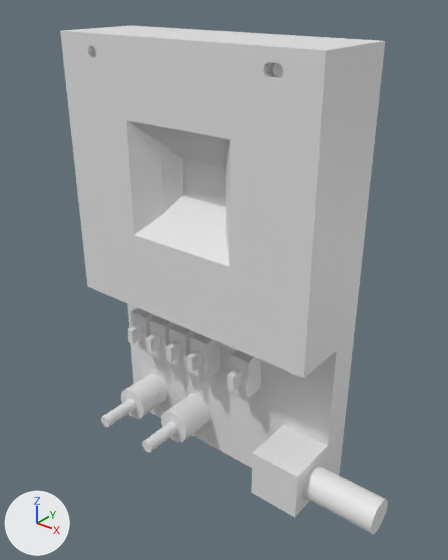
One commit to the glTF model models/MEM.glb: the scene before it, then after it.
Rendered twice from a 50 mm lens placed at (143.4, -126.3, 142.4), pointed at (47.9, -7.0, 68.4). Lighting does not change. The marker at lower left points along +X, +Y and +Z. The first picture is the older version. Vertices at exactly the same position are counted once.

Before the edit, the objects in view are built like this:
```python
me_p011 = bpy.data.meshes.new('p011')
me_p011.from_pydata(...)  # a box spanning x 27.5..52.5, y -4.7..-3.6, z 81.5..106.5
me_p012 = bpy.data.meshes.new('p012')
me_p012.from_pydata(...)  # 893 vertices, 1794 faces; spans x 0.0..80.0, y -16.0..-4.7, z 55.0..130.1
me_p033 = bpy.data.meshes.new('p033')
me_p033.from_pydata(...)  # 204 vertices, 404 faces; spans x 25.6..36.5, y -24.0..0.0, z 7.2..18.2
ob_p011 = bpy.data.objects.new('p011', me_p011)
ob_p011.location = (0.0, 0.0, 0.0)
ob_p012 = bpy.data.objects.new('p012', me_p012)
ob_p012.location = (0.0, 0.0, 0.0)
ob_p033 = bpy.data.objects.new('p033', me_p033)
ob_p033.location = (0.0, 0.0, 0.0)
# also in view: 'p002' at (40.0, -5.0, 92.6); 'p030' at (37.5, -5.2, 38.6); 'p000' at (40.0, 5.6, 65.1); 'p028' at (20.5, -5.2, 38.6); 'p029' at (29.0, -5.2, 38.6)
```
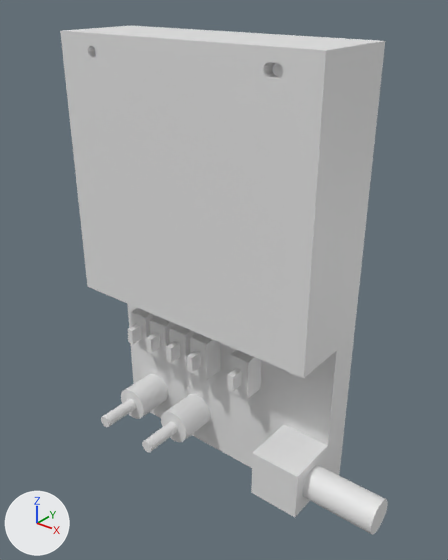
Boxes (x1, y1, x2, y2) around the edits, measured in the pictures (448 x 560 px):
part 1 of me_p012, built on: before (124, 118, 233, 269)
'p011', unchanged, covered by the edit: before (182, 158, 226, 207)

Patch to the scene script:
```diff
--- a/models/MEM.glb.py
+++ b/models/MEM.glb.py
@@ me_p012 @@
 # used by ob_p012; location = (0.0, 0.0, 0.0)
-me_p012.from_pydata(...)  # 893 vertices, 1794 faces; spans x 0.0..80.0, y -16.0..-4.7, z 55.0..130.1
+me_p012.from_pydata(...)  # 642 vertices, 1288 faces; spans x 0.0..80.0, y -16.0..-4.7, z 55.0..130.1
+# me_p012 part 1: 8 vertices moved from x 27.6..52.4, y -10.0..-4.7, z 81.6..106.4 to x 26.5..53.5, y -10.0..-9.3, z 80.5..107.5; 255 vertices removed from x 23.1..56.9, y -16.0..-5.7, z 78.2..109.8; 4 vertices added at x 26.5..53.5, y -9.3, z 80.5..107.5
```
